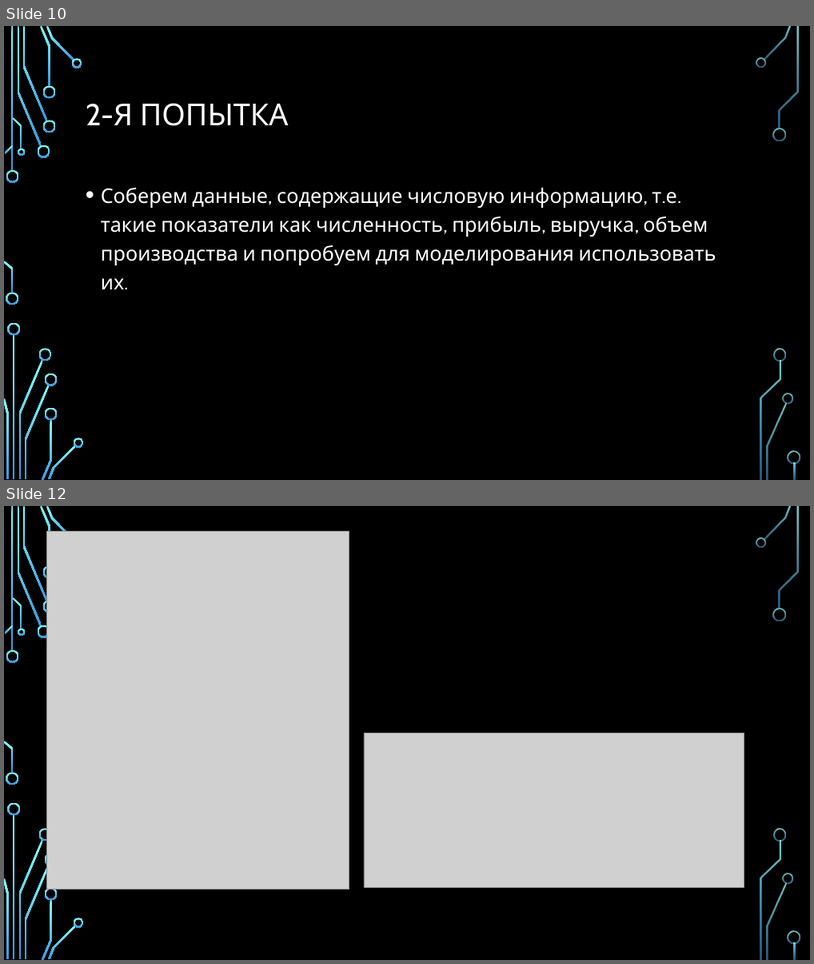
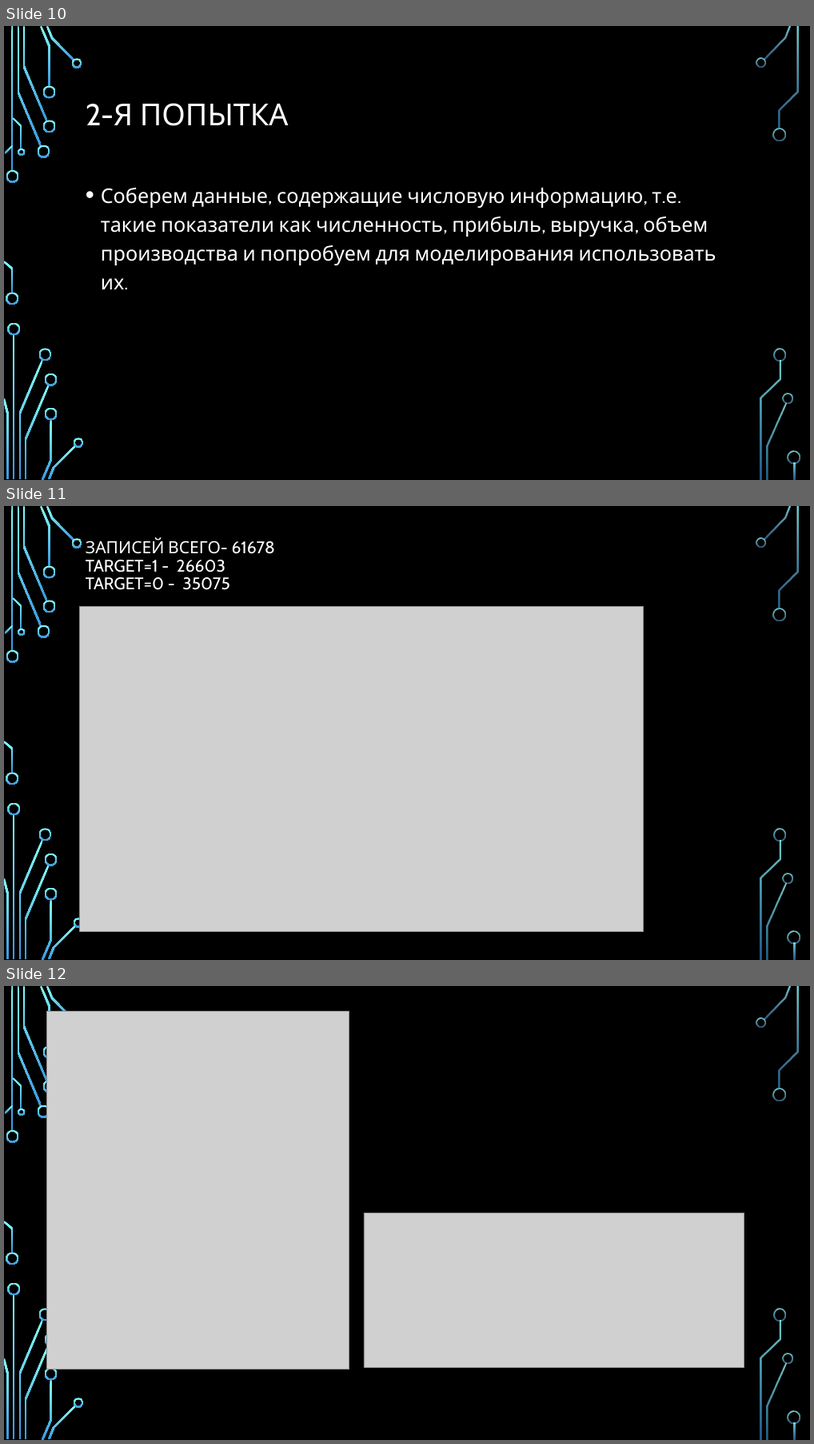
Before and after one commit to MaryaLagun/Data_Science, a slide deck: project/Проект.pptx. Shown one above the other, each under a label of ours: slides 10 and 12 before the commit, slides 10, 11 and 12 after it; the slides between them are not shown. The pictures are 814x964 and 814x1444 pixels, drawn with LibreOffice and Linux fonts; fonts in the diff are those of the drawing; grey boxes stand for pictures; background and template pictures are left out. Boxes give left, top, right and bottom in pixels: in the first picture for what was removed or moved away, otherwise in the second. Text is boxed around its words. In the diff, an @@ line names an element or a change of style, - is before the commit and + after.

```diff
--- a/project/Проект.pptx
+++ b/project/Проект.pptx
@@ slide 11 added at [4, 506, 810, 960], background picture (left out); not listed: 36 template elements that a slide beside it also shows @@
@@ title added at [86, 537, 275, 590], 20 pt, text #FFFFFF @@
+ЗАПИСЕЙ ВСЕГО- 61678
+TARGET=1 - 26603
+TARGET=0 - 35075
@@ picture added at [80, 606, 644, 931] @@
```
Also in this commit, not shown: 2 slides changed, 1 slide removed.
